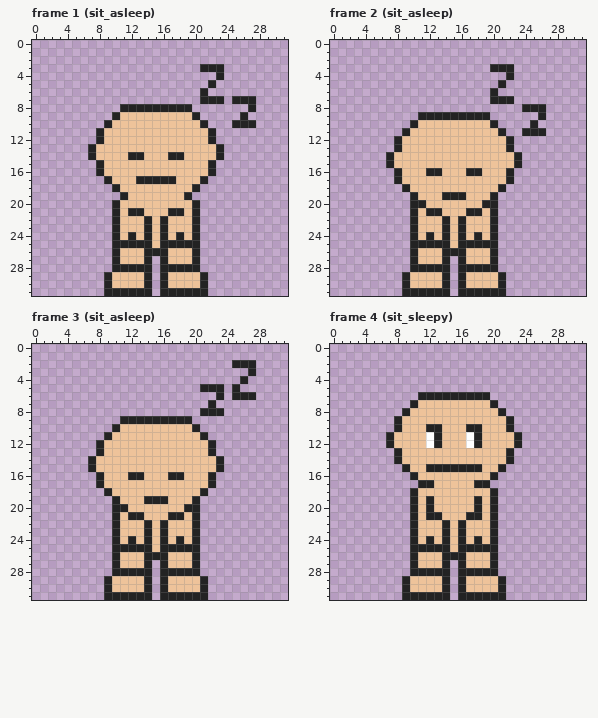
Pixel-art file, stored at player/walk_animation.aseprite. This is how it looked before the edit.
32x32 pixels, 28 frames. Shown: frame 1 (sit_asleep), frame 2 (sit_asleep), frame 3 (sit_asleep), frame 4 (sit_sleepy). The commit also changed other frames, which this record leaves out.
The same view after the edit:
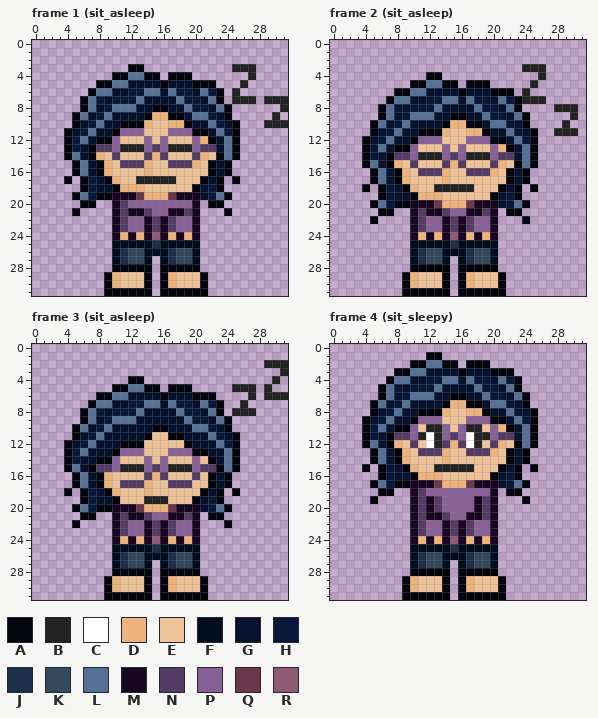
Palette (. is transparent): A #02050d  B #232323  C #ffffff  D #edb37e  E #eec39a  F #000d1e  G #07122e  H #08183a  J #1d3049  K #34495e  L #567194  M #190722  N #553c64  P #876095  Q #67394a  R #8f5b74
Difference:
Changed rows in their new state; - is an unchanged pixel.
Frame 1 (sit_asleep):
first column x 4:
 3 --------AA-------...-BBB----
 4 ------AALLAA-AAA---.---B----
 5 ----AALLGGGGAGGGAAA---B-----
 6 ---ALLGGHHLLGLHHGLHA-B------
 7 --ALHGHHHLGGGGLHHGLA-----BBB
 8 --ALGHLLLGGAAGGLHHGLA--.---B
 9 -ALGHLGGGGADDAAGLLHGA-.---B-
10 -AGHLGGAAAD--DDAGGLHGA..-BBB
11 AGHLGGAPPP---PPPAAGLHA------
12 AHLGAAP---P-P---PDAGLA------
13 AHGANNPBBBPNPBBBPNNGLA------
14 ALGAD-N-EENDNEE-ND-ALA------
15 -ALGAD-NNND--NNND-AGA-------
16 -ALGAD----D-------AGA-------
17 A-AHGAD----------AGA-A------
18 --AHGGADDD------AGHA--------
19 -ALHAAMMMQDDDQMMMGHLA-------
20 --AA--MNPPPPPPPPM-AA--------
21 -A----MNMMNPPMMNM---A-------
22 ------MNPPMNMNPPM-----------
23 ------MNPPMNMNPPM-----------
24 ------MDMDMRMDMDM-----------
25 ------FFFFFJFFFFF-----------
26 ------FJKKFFFJKKF-----------
27 ------FJKKF-FJKKF-----------
28 ------AAAAA-AAAAA-----------
29 -----AD---A-AD---A----------
30 -----AD---A-AD---A----------
31 -----AAAAAA-AAAAAA----------
Frame 2 (sit_asleep):
first column x 4:
 3 ----------------...-BBB----
 4 --------AA--------.---B----
 5 ------AALLAA-AAA-.---B-----
 6 ----AALLGGGGAGGGAAA-B------
 7 ---ALLGGHHLLGLHHGLHABBB----
 8 --ALHGHHHLGGGGLHHGLA...-BBB
 9 --ALGHLLLGGAAGGLHHGLA-.---B
10 -ALGHLGGGGADDAAGLLHGA.---B-
11 -AGHLGGAAAD--DDAGGLHGA.-BBB
12 AGHLGGAPPP---PPPAAGLHA-----
13 AHLGAAP---P-P---PDAGLA-----
14 AHGANNPBBBPNPBBBPNNGLA-----
15 ALGAD-N---NDN---ND-ALA-----
16 -ALGAD-NNND--NNND-AGA------
17 -ALGAD----D-------AGA------
18 A-AHGAD--BBBBB---AGA-A-----
19 --AHGGADDDEEE---AGHA-------
20 -ALHAAMMMQDDDQMMMGHLA------
21 --AA--MNMMNPPMMNM-AA-------
22 -A----MNPPMNMNPPM---A------
23 ------MNPPMNMNPPM----------
24 ------MDMDMRMDMDM----------
25 ------FFFFFJFFFFF----------
26 ------FJKKFFFJKKF----------
27 ------FJKKF-FJKKF----------
28 ------AAAAA-AAAAA----------
29 -----AD---A-AD---A---------
30 -----AD---A-AD---A---------
31 -----AAAAAA-AAAAAA---------
Frame 3 (sit_asleep):
first column x 4:
 2 ---------------------...-BBB
 3 -----------------------.---B
 4 --------AA------------.---B-
 5 ------AALLAA-AAA-...--BB-B--
 6 ----AALLGGGGAGGGAAA.-..--BBB
 7 ---ALLGGHHLLGLHHGLHA--B-----
 8 --ALHGHHHLGGGGLHHGLA-BBB----
 9 --ALGHLLLGGGGGGLHHGLA-------
10 -ALGHLGGGGGAAGGGLLHGA-------
11 -AGHLGGGGGA--AAGGGLHGA------
12 AGHLGGGAAA-----AGGGLHA------
13 AHLGGGAPPP---PPPAAGGLA------
14 AHGGAAP---P-P---P-AGLA------
15 ALGANNPBBBPNPBBBPNNALA------
16 -ALGAD--EENDNEE-N-AGA-------
17 -ALGAD-NNND--NNN--AGA-------
18 A-AHGAD---D------AGA-A------
19 --AHGGA---------AGHA--------
20 -ALHAAMMMQDDDQMMMGHLA-------
21 --AA--MNMMNPPMMNM-AA--------
22 -A----MNPPMNMNPPM---A-------
23 ------MNPPMNMNPPM-----------
24 ------MDMDMRMDMDM-----------
25 ------FFFFFJFFFFF-----------
26 ------FJKKFFFJKKF-----------
27 ------FJKKF-FJKKF-----------
28 ------AAAAA-AAAAA-----------
29 -----AD---A-AD---A----------
30 -----AD---A-AD---A----------
31 -----AAAAAA-AAAAAA----------
Frame 4 (sit_sleepy):
first column x 4:
 1 --------AA------------
 2 ------AALLAA-AAA------
 3 ----AALLGGGGAGGGAAA---
 4 ---ALLGGHHLLGLHHGLHA--
 5 --ALHGHHHLGGGGLHHGLA--
 6 --ALGHLLLGGAAGGLHHGLA-
 7 -ALGHLGGGGADDAAGLLHGA-
 8 -AGHLGGAAAD--DDAGGLHGA
 9 AGHLGGAPPP---PPPAAGLHA
10 AHLGAAP---P-P---PDAGLA
11 AHGANNPB--PNP--BPNNGLA
12 ALGAD-N---NDN---ND-ALA
13 -ALGAD-NNND--NNND-AGA-
14 -ALGAD----D-------AGA-
15 A-AHGAD-E-----E--AGA-A
16 --AHGGADDD------AGHA--
17 -ALHAAMMMQDDDQMMMGHLA-
18 --AA--MNPPPPPPPPM-AA--
19 -A----MNMNPPPPMNM---A-
20 ------MNMNPPPPMNM-----
21 ------MNMMNPPMMNM-----
22 ------MNPPMNMNPPM-----
23 ------MNPPMNMNPPM-----
24 ------MDMDMRMDMDM-----
25 ------FFFFFJFFFFF-----
26 ------FJKKFFFJKKF-----
27 ------FJKKF-FJKKF-----
28 ------AAAAA-AAAAA-----
29 -----AD---A-AD---A----
30 -----AD---A-AD---A----
31 -----AAAAAA-AAAAAA----
